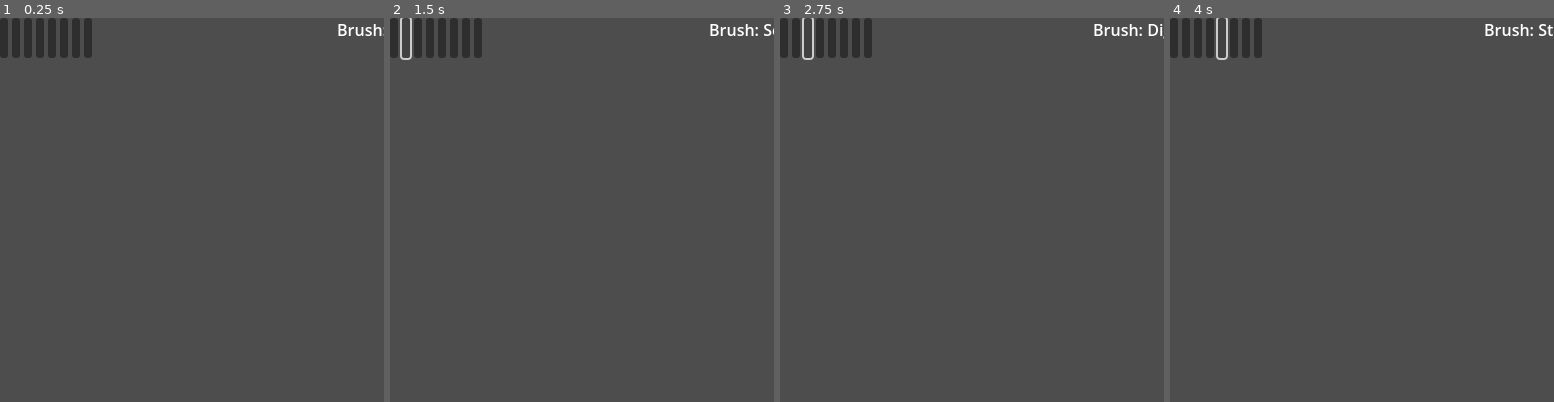
Above: before the commit, frames 1-4 (left to right).
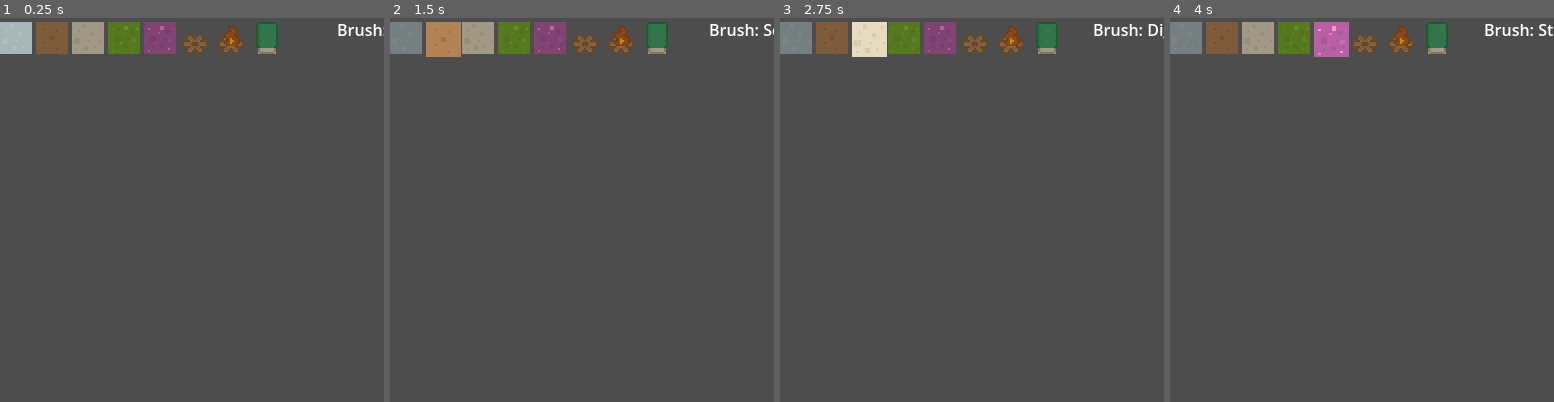
Above: after the commit, the same moments.

Repository: MushroomAlien/VerdantCoil
Game: Godot game, scene res://Scenes/BuilderMode/BuilderMode.tscn
Same seed, same stepped clock (60 frames per second), same inputs: the game is played once before the commit and once after it. This scene is started directly instead of the project's main scene.
Inputs (mouse positions are % of the whole screen's width and height, from its top left; square brackets give the same spot before the commit, where the layout moved):
- Up to frame 1 (0.25 s): no input
- Up to frame 2 (1.5 s): click (2, 3) [1, 3] at 0.5 s; click (7, 3) [2, 3] at 1.25 s
- Up to frame 3 (2.75 s): click (11, 3) [4, 3] at 2 s
- Up to frame 4 (4 s): click (16, 3) [5, 3] at 2.75 s; click (21, 3) [7, 3] at 3.5 s
The pictures show only the part of the screen within x 0-50%, y 0-50%; the shares and areas given below are measured in that part.

The runs differ from the first frame. In frame 1, 4.8% of the frame differs, in the area x 0-73%, y 0-11%; in frame 2, 4.9%; in frame 3, 5.0%; in frame 4, 4.9%.

Commit message:
single spawn and heartroot implemented in builder mode

Diff:
--- a/Scenes/BuilderMode/BuilderMode.tscn
+++ b/Scenes/BuilderMode/BuilderMode.tscn
@@ -45,29 +45,37 @@
 offset_right = 40.0
 offset_bottom = 40.0
 
-[node name="FleshBTtn" type="Button" parent="UI/PaletteBar/PaletteRow"]
+[node name="FleshBTtn" type="TextureButton" parent="UI/PaletteBar/PaletteRow"]
 layout_mode = 2
+toggle_mode = true
 
-[node name="WallSolidBtn" type="Button" parent="UI/PaletteBar/PaletteRow"]
+[node name="WallSolidBtn" type="TextureButton" parent="UI/PaletteBar/PaletteRow"]
 layout_mode = 2
+toggle_mode = true
 
-[node name="WallDigestBtn" type="Button" parent="UI/PaletteBar/PaletteRow"]
+[node name="WallDigestBtn" type="TextureButton" parent="UI/PaletteBar/PaletteRow"]
 layout_mode = 2
+toggle_mode = true
 
-[node name="AcidBtn" type="Button" parent="UI/PaletteBar/PaletteRow"]
+[node name="AcidBtn" type="TextureButton" parent="UI/PaletteBar/PaletteRow"]
 layout_mode = 2
+toggle_mode = true
 
-[node name="StickyBtn" type="Button" parent="UI/PaletteBar/PaletteRow"]
+[node name="StickyBtn" type="TextureButton" parent="UI/PaletteBar/PaletteRow"]
 layout_mode = 2
+toggle_mode = true
 
-[node name="SpawnBtn" type="Button" parent="UI/PaletteBar/PaletteRow"]
+[node name="SpawnBtn" type="TextureButton" parent="UI/PaletteBar/PaletteRow"]
 layout_mode = 2
+toggle_mode = true
 
-[node name="HeartrootBtn" type="Button" parent="UI/PaletteBar/PaletteRow"]
+[node name="HeartrootBtn" type="TextureButton" parent="UI/PaletteBar/PaletteRow"]
 layout_mode = 2
+toggle_mode = true
 
-[node name="EraserBtn" type="Button" parent="UI/PaletteBar/PaletteRow"]
+[node name="EraserBtn" type="TextureButton" parent="UI/PaletteBar/PaletteRow"]
 layout_mode = 2
+toggle_mode = true
 
 [node name="StatusLabel" type="Label" parent="UI"]
 anchors_preset = 5
--- a/Scenes/BuilderMode/builder_mode.gd
+++ b/Scenes/BuilderMode/builder_mode.gd
@@ -41,13 +41,30 @@
 
 	# Wire each palette button (by order) to a brush (by order).
 	# Left to right buttons map to registry.brushes[0..N]
-	var i: int = 0
+
+	var _palette_group := ButtonGroup.new()  # keep one group
+	var i := 0
 	for child in palette_row.get_children():
-		if child is BaseButton:
-			var idx: int = i
-			child.pressed.connect(func():
-				_select_brush(idx)
-			)
+		if child is TextureButton:
+			child.toggle_mode = true
+			child.button_group = _palette_group
+			child.focus_mode = Control.FOCUS_NONE
+			# Use size flags instead of the nonexistent `expand` property
+			child.size_flags_horizontal = Control.SIZE_EXPAND_FILL
+			child.size_flags_vertical = Control.SIZE_SHRINK_CENTER
+			child.stretch_mode = TextureButton.STRETCH_KEEP_ASPECT_CENTERED
+
+			var idx := i
+			child.pressed.connect(func(): _select_brush(idx))
+			# Set icon
+			if brush_registry != null and idx < brush_registry.brushes.size():
+				var be := brush_registry.brushes[idx]
+				if be.icon:
+					child.texture_normal = be.icon
+				child.tooltip_text = be.display_name
+			# Inactive look by default
+			child.self_modulate = Color(0.7, 0.7, 0.7, 1.0)
+			child.scale = Vector2.ONE
 			i += 1
 
 	# Default select the first brush, if any
@@ -87,6 +104,24 @@
 		_show_status("⚠️ No brush at index " + str(index))
 		return
 	_current_index = index
+
+	var j := 0
+	for child in palette_row.get_children():
+		if child is TextureButton:
+			var selected := (j == _current_index)
+			child.button_pressed = selected
+			# Visual feedback only (no new signals or groups)
+			if selected:
+				child.self_modulate = Color(1, 1, 1, 1)
+				child.scale = Vector2(1.1, 1.1)
+			else:
+				child.self_modulate = Color(0.7, 0.7, 0.7, 1)
+				child.scale = Vector2.ONE
+			# Keep tooltip in sync (optional)
+			if brush_registry and j < brush_registry.brushes.size():
+				child.tooltip_text = brush_registry.brushes[j].display_name
+		j += 1
+
 	var b: BrushEntry = brush_registry.brushes[index]
 	_show_status("Brush: " + (b.display_name if b.display_name != "" else "Unnamed"))
 
@@ -96,7 +131,6 @@
 	print(msg)
 
 # --- Painting / Erasing -------------------------------------------------------
-
 func _paint_at(coords: Vector2i) -> void:
 	var b: BrushEntry = _current_brush()
 	if b == null:
@@ -121,7 +155,14 @@
 	if layer == null:
 		_show_status("⚠️ Unknown target layer: " + str(b.target_layer))
 		return
+
+	# Place the tile
 	layer.set_cell(coords, b.source_id, b.atlas_coords)
+
+	# If we just placed a marker, enforce singletons (Spawn and Heartroot)
+	if layer == marker_layer:
+		_enforce_single_spawn_at(coords)
+		_enforce_single_heartroot_at(coords)
 
 func _erase_at(coords: Vector2i) -> void:
 	# Simple MVP: remove from all known layers at this cell
@@ -169,19 +210,12 @@
 			# Rule A: Pools must sit on Flesh
 			if not _has_base(coords):
 				return _reject("Pools require Flesh beneath.")
-			# Rule B: Pools cannot overlap walls
+			# Rule B: Pools cannot overlap walls (same cell)
 			if _has_wall(coords):
 				return _reject("Pools cannot overlap walls.")
-			# Rule C: Pools cannot touch walls orthogonally
-			for dir in [Vector2i.UP, Vector2i.DOWN, Vector2i.LEFT, Vector2i.RIGHT]:
-				if _has_wall(coords + dir):
-					return _reject("Pools can’t touch walls (N/E/S/W).")
-			# Rule D: Pools cannot touch a different pool kind orthogonally
-			if b.hazard_kind != "":
-				for dir in [Vector2i.UP, Vector2i.DOWN, Vector2i.LEFT, Vector2i.RIGHT]:
-					var neighbor := _hazard_kind_at(coords + dir)
-					if neighbor != "" and neighbor != b.hazard_kind:
-						return _reject("Different pools can’t touch (N/E/S/W).")
+			# Adjacency now allowed:
+			# - Pools may be next to walls.
+			# - Different pool kinds may touch.
 			return true
 
 		"MARKER":
@@ -200,6 +234,45 @@
 		_:
 			return _reject("Unknown rule profile: " + b.rule_profile)
 
+# Ensures only one spawn marker exists on the Markers layer.
+# If the tile we just placed at `coords` has custom_data is_spawn = true,
+# erase all other cells in the Markers layer that also have is_spawn = true.
+func _enforce_single_spawn_at(coords: Vector2i) -> void:
+	# Read back the tile we just placed
+	var td := marker_layer.get_cell_tile_data(coords)
+	if td == null:
+		return
+
+	var is_spawn := bool(td.get_custom_data("is_spawn") or false)
+	if not is_spawn:
+		return  # We placed a non-spawn marker (e.g., Heartroot) — do nothing
+
+	# Erase any other spawn markers elsewhere on the map
+	for c in marker_layer.get_used_cells():
+		if c == coords:
+			continue
+		var other_td := marker_layer.get_cell_tile_data(c)
+		if other_td != null and bool(other_td.get_custom_data("is_spawn") or false):
+			marker_layer.erase_cell(c)
+
+# Ensures only one Heartroot exists on the Markers layer.
+# If the tile at `coords` has custom_data is_goal = true,
+# erase any other cells in the Markers layer that also have is_goal = true.
+func _enforce_single_heartroot_at(coords: Vector2i) -> void:
+	var td := marker_layer.get_cell_tile_data(coords)
+	if td == null:
+		return
+	var is_goal := bool(td.get_custom_data("is_goal") or false)
+	if not is_goal:
+		return
+
+	for c in marker_layer.get_used_cells():
+		if c == coords:
+			continue
+		var other_td := marker_layer.get_cell_tile_data(c)
+		if other_td != null and bool(other_td.get_custom_data("is_goal") or false):
+			marker_layer.erase_cell(c)
+
 func _reject(msg: String) -> bool:
 	_show_status("🚫 " + msg)
 	return false
Not shown: 1 places in Assets/Resources/flesh_tile.tres that only renumber resources
Not shown: 1 places in Scenes/Actors/crawler.tscn that only renumber resources
Not shown: 1 places in Scenes/World/ExploreMode.tscn that only renumber resources
Not shown: 1 places in System/brush_registry.tres that only renumber resources
